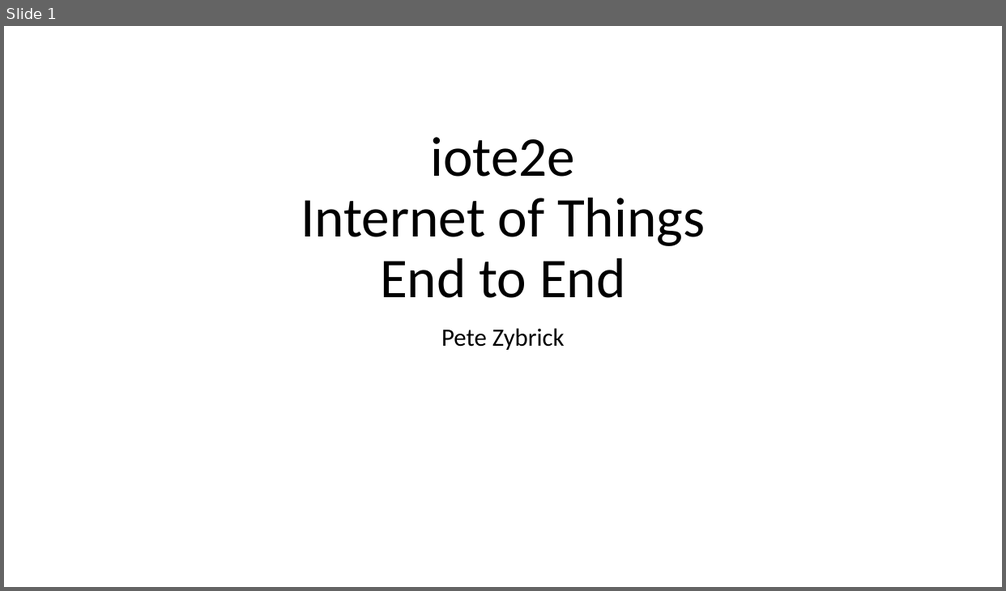
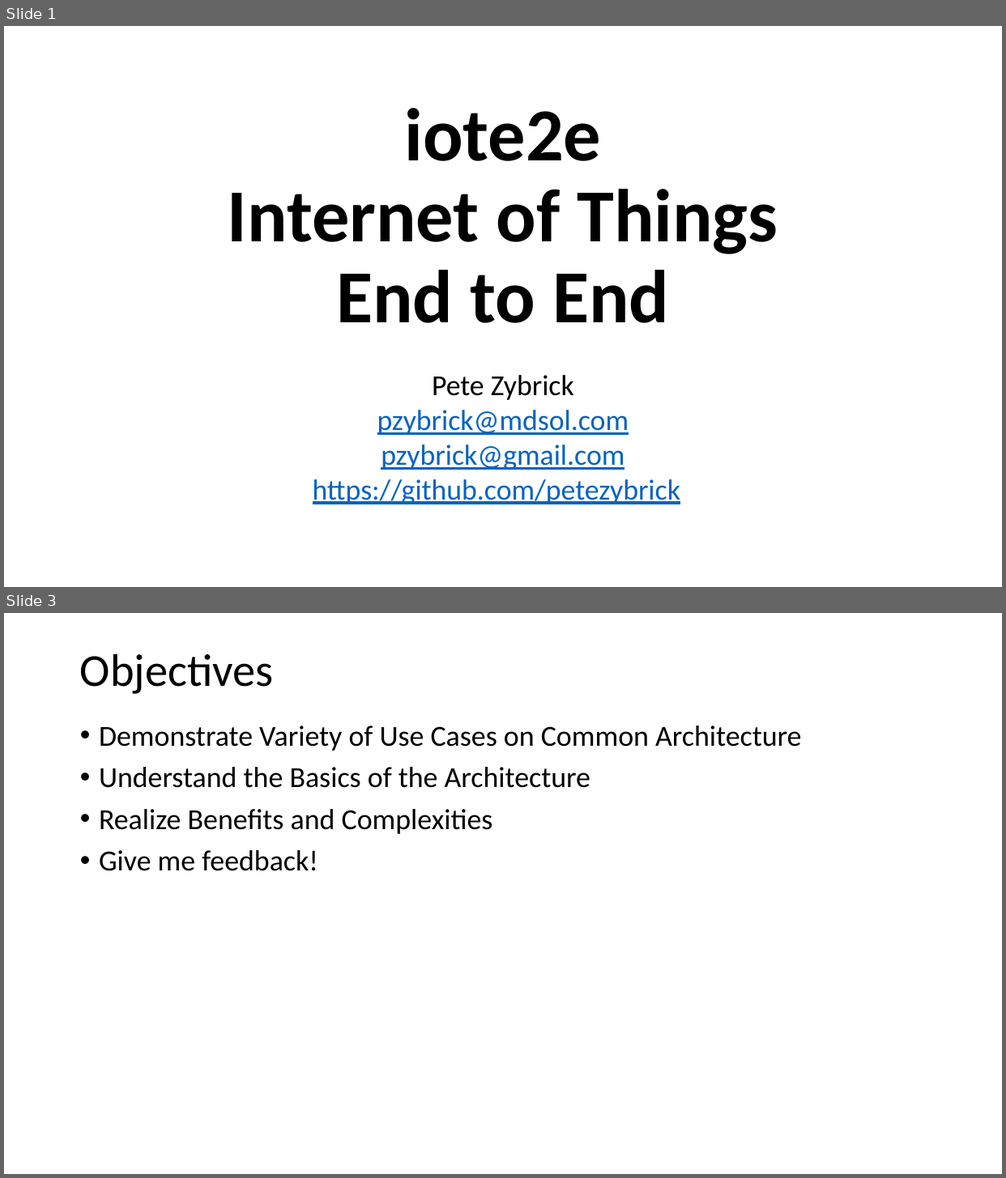
Before and after one commit to petezybrick/iote2e, a slide deck: iote2e-common/src/site/markdown/slides/iote2e-dryrun-20170904.pptx. Shown one above the other, each under a label of ours: slide 1 before the commit, slides 1 and 3 after it; the slides between them are not shown. The pictures are 1006x591 and 1006x1178 pixels, drawn with LibreOffice and Linux fonts; fonts in the diff are those of the drawing. Boxes give left, top, right and bottom in pixels: in the first picture for what was removed or moved away, otherwise in the second. Text is boxed around its words. In the diff, an @@ line names an element or a change of style, - is before the commit and + after.

```diff
--- a/iote2e-common/src/site/markdown/slides/iote2e-dryrun-20170904.pptx
+++ b/iote2e-common/src/site/markdown/slides/iote2e-dryrun-20170904.pptx
@@ slide 3 added at (4, 613, 1002, 1174), background #FFFFFF @@
@@ title added at (80, 653, 274, 694), 44 pt, text #000000 @@
+Objectives
@@ text added at (99, 726, 801, 871), 28 pt, text #000000 @@
+• Demonstrate Variety of Use Cases on Common Architecture
+• Understand the Basics of the Architecture
+• Realize Benefits and Complexities
+• Give me feedback!
@@ slide 1 changed as well @@
@@ title "iote2e Internet of Things End ...": place and size @@
-title "iote2e Internet of Things End ..." at (300, 137, 705, 298)
+title "iote2e Internet of Things End ..." at (228, 108, 778, 323)
@@ title "iote2e Internet of Things End ..." at (228, 108, 778, 323): size 54 to 72 pt, bold on @@
@@ subtitle "Pete Zybrick": place and size @@
-subtitle "Pete Zybrick" at (441, 328, 565, 350)
+subtitle "Pete Zybrick" at (313, 375, 680, 505)
@@ subtitle at (432, 375, 574, 400): size 24 to 27.9 pt in "Pete Zybrick"; line spacing 0.9 to 0.7 @@
@@ subtitle at (313, 410, 680, 505): paragraphs added @@
+pzybrick@mdsol.com
+pzybrick@gmail.com
+https://github.com/petezybrick
```
Also in this commit, not shown: 23 other slides added, 1 slide removed.
